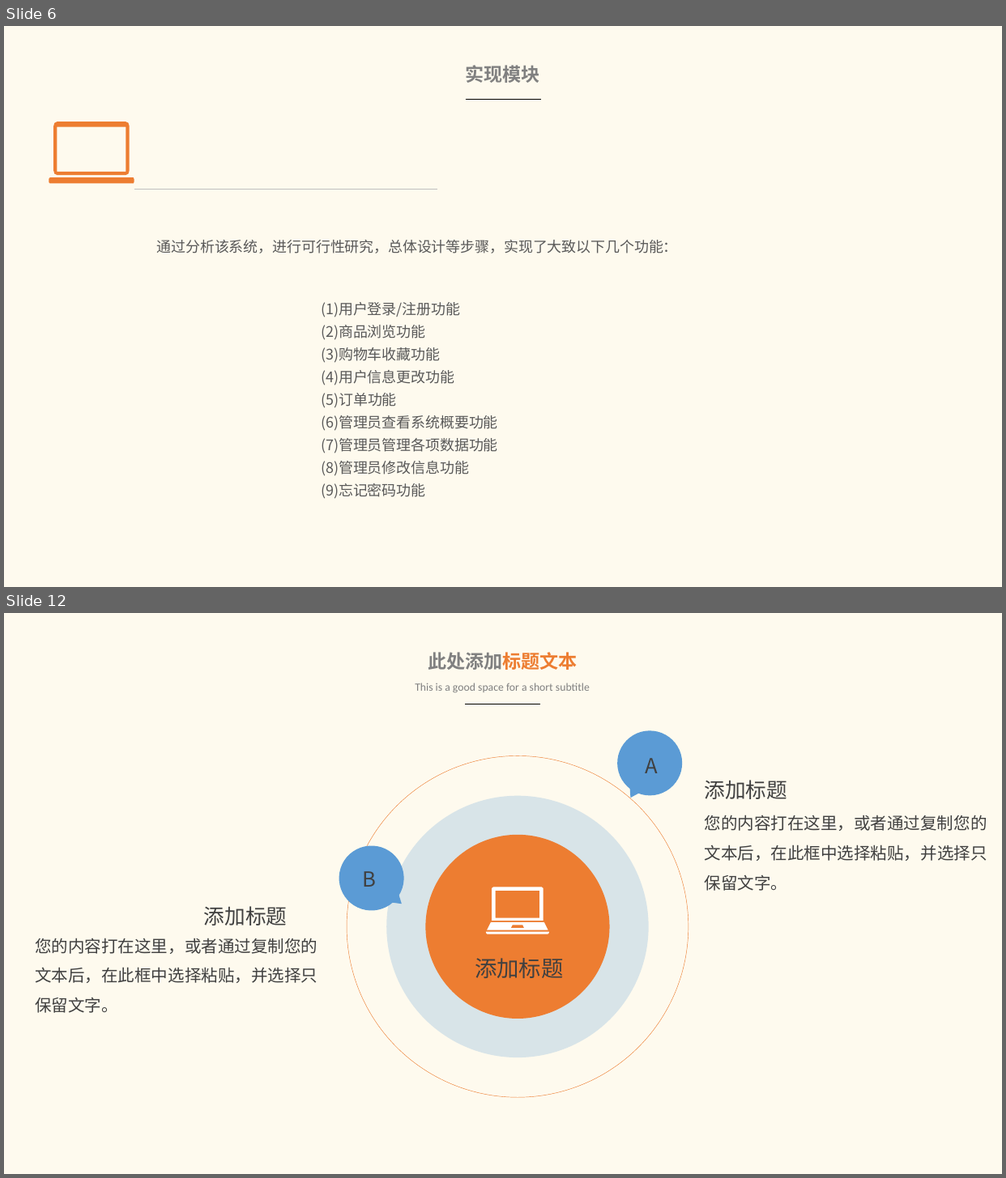
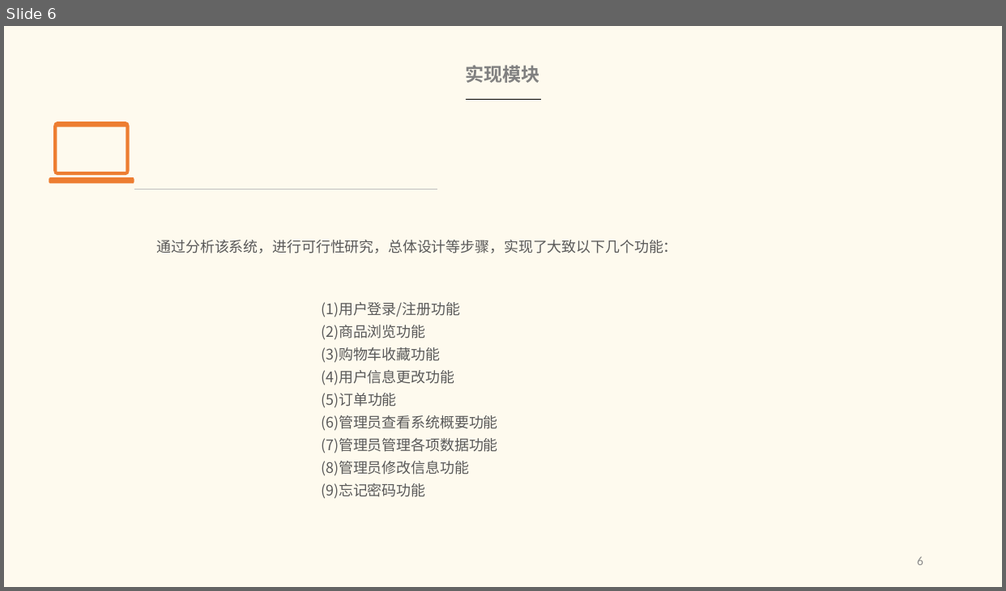
Before and after one commit to king1314okok/littlejsDesign, a slide deck: littleJS/论文/021115213 王毅 答辩PPT.pptx. Shown one above the other, each under a label of ours: slides 6 and 12 before the commit, slide 6 after it; the slides between them are not shown. The pictures are 1006x1178 and 1006x591 pixels, drawn with LibreOffice and Linux fonts; fonts in the diff are those of the drawing. Boxes give left, top, right and bottom in pixels: in the first picture for what was removed or moved away, otherwise in the second. Text is boxed around its words. In the diff, an @@ line names an element or a change of style, - is before the commit and + after.

```diff
--- a/littleJS/论文/021115213 王毅 答辩PPT.pptx
+++ b/littleJS/论文/021115213 王毅 答辩PPT.pptx
@@ slide 12 removed at <box>4,613,1002,1174</box>, background #FEFAEE @@
@@ text removed at <box>428,652,577,670</box> @@
-此处添加标题文本
@@ text removed at <box>415,683,590,692</box> @@
-This is a good space for a short subtitle
@@ line removed from (465, 705) to (541, 705) @@
@@ ellipse removed at <box>608,721,692,805</box> @@
@@ ellipse removed at <box>347,756,688,1097</box> @@
@@ text removed at <box>645,758,658,773</box> @@
-A
@@ triangle removed at <box>623,781,645,802</box> @@
@@ text removed at <box>705,780,788,799</box> @@
-添加标题
@@ ellipse removed at <box>386,795,648,1057</box> @@
@@ text removed at <box>705,815,987,891</box> @@
-您的内容打在这里，或者通过复制您的文本后，在此框中选择粘贴，并选择只保留文字。
@@ ellipse removed at <box>327,833,416,922</box> @@
@@ ellipse removed at <box>425,835,609,1018</box> @@
@@ text removed at <box>363,871,377,887</box> @@
-B
@@ triangle removed at <box>385,888,407,911</box> @@
@@ freeform shape removed at <box>486,888,549,935</box> @@
@@ text removed at <box>204,906,288,926</box> @@
-添加标题
@@ text removed at <box>35,938,317,1013</box> @@
-您的内容打在这里，或者通过复制您的文本后，在此框中选择粘贴，并选择只保留文字。
@@ text removed at <box>475,958,563,978</box> @@
-添加标题
@@ slide 6 changed as well @@
@@ page number added at <box>917,557,923,565</box>, 9 pt, text #8C8C8C @@
+6
```
Also in this commit, not shown: 11 other slides changed, 16 slides added, 15 other slides removed.
